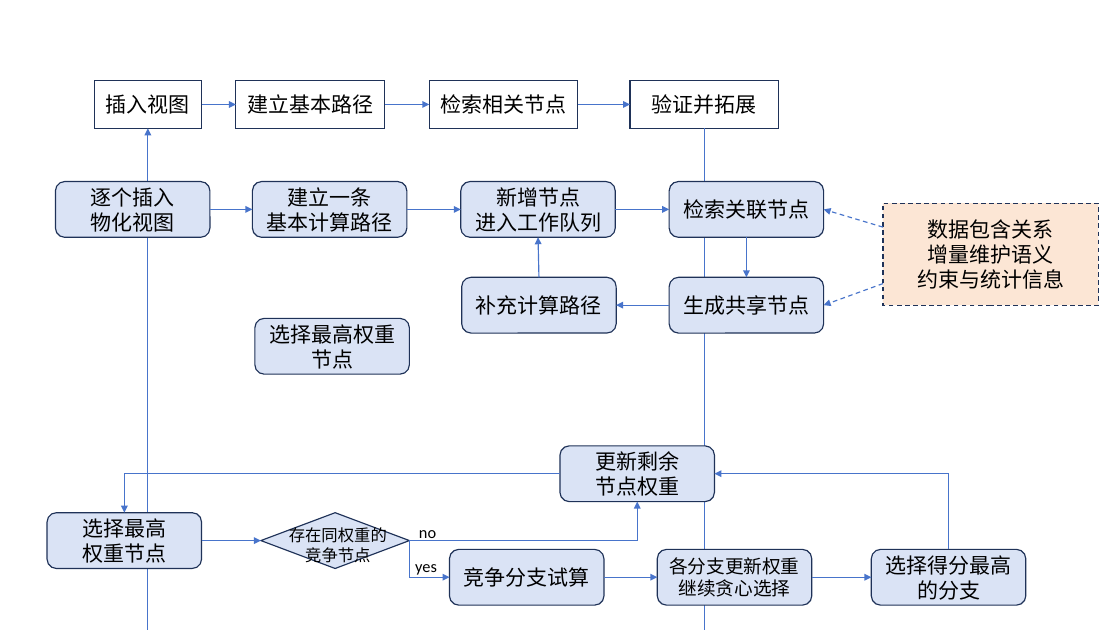
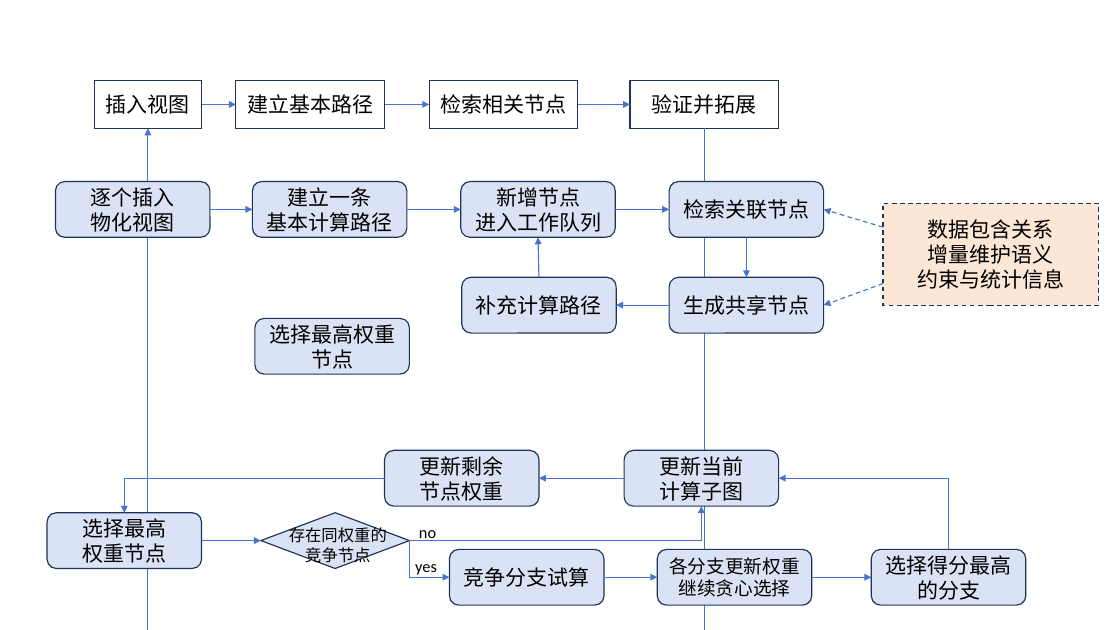
Before and after one commit to aspiringOrange/ivm, a slide deck: slide 9 of 方案优化版2.pptx (slide 8 before the commit). Drawn at 1120x630 pixels with LibreOffice and Linux fonts; fonts in the diff are those of the drawing. Boxes give left, top, right and bottom in pixels: in the first picture for what was removed or moved away, otherwise in the second. Text is boxed around its words. In the diff, an @@ line names an element or a change of style, - is before the commit and + after.

```diff
--- a/方案优化版2.pptx
+++ b/方案优化版2.pptx
@@ elbow arrow moved from (560, 474) - (124, 513) to (385, 478) - (124, 513) @@
@@ rounded rectangle "更新剩余": place and size @@
-rounded rectangle "更新剩余" at [560,446,715,502]
+rounded rectangle "更新剩余" at [385,450,539,506]
@@ arrow added from (624, 478) to (539, 478), #4874CB 1 pt @@
@@ rounded rectangle added at [624,450,779,506], fill #DAE3F5, outline #203359 1 pt, 18 pt, text #000000 @@
+更新当前
+计算子图
@@ elbow arrow moved from (949, 549) - (715, 474) to (949, 549) - (779, 478) @@
@@ elbow arrow moved from (409, 541) - (638, 502) to (409, 541) - (702, 507) @@
```
Also in this commit, not shown: 1 other slide changed, 1 slide added.
